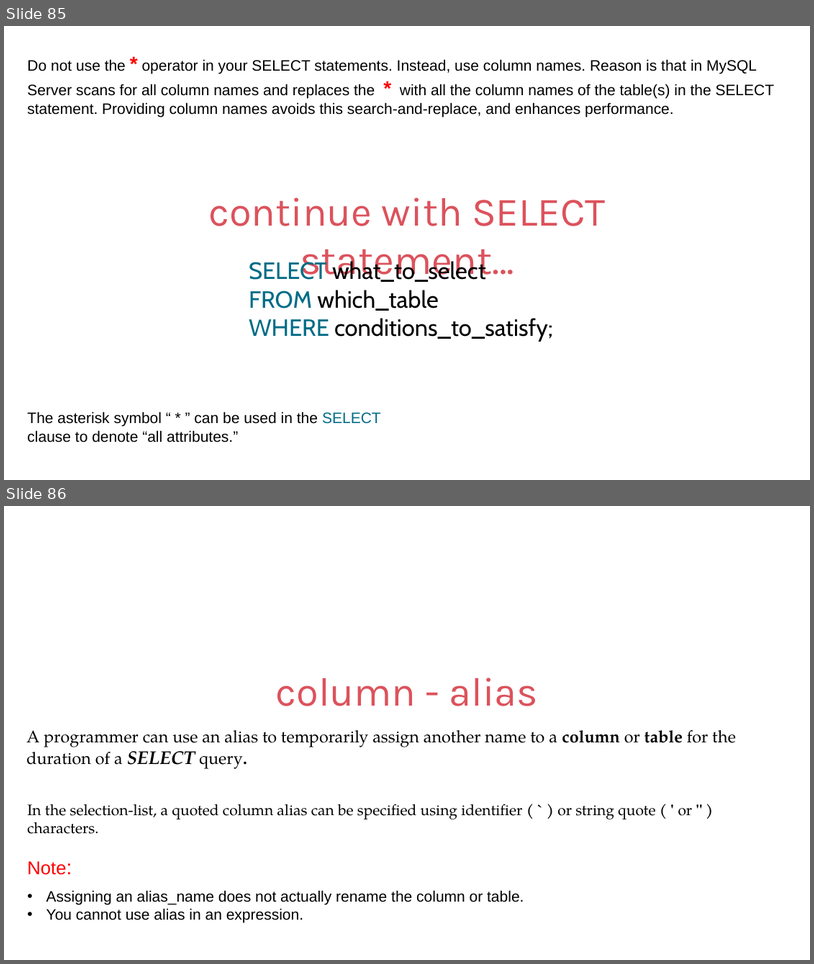
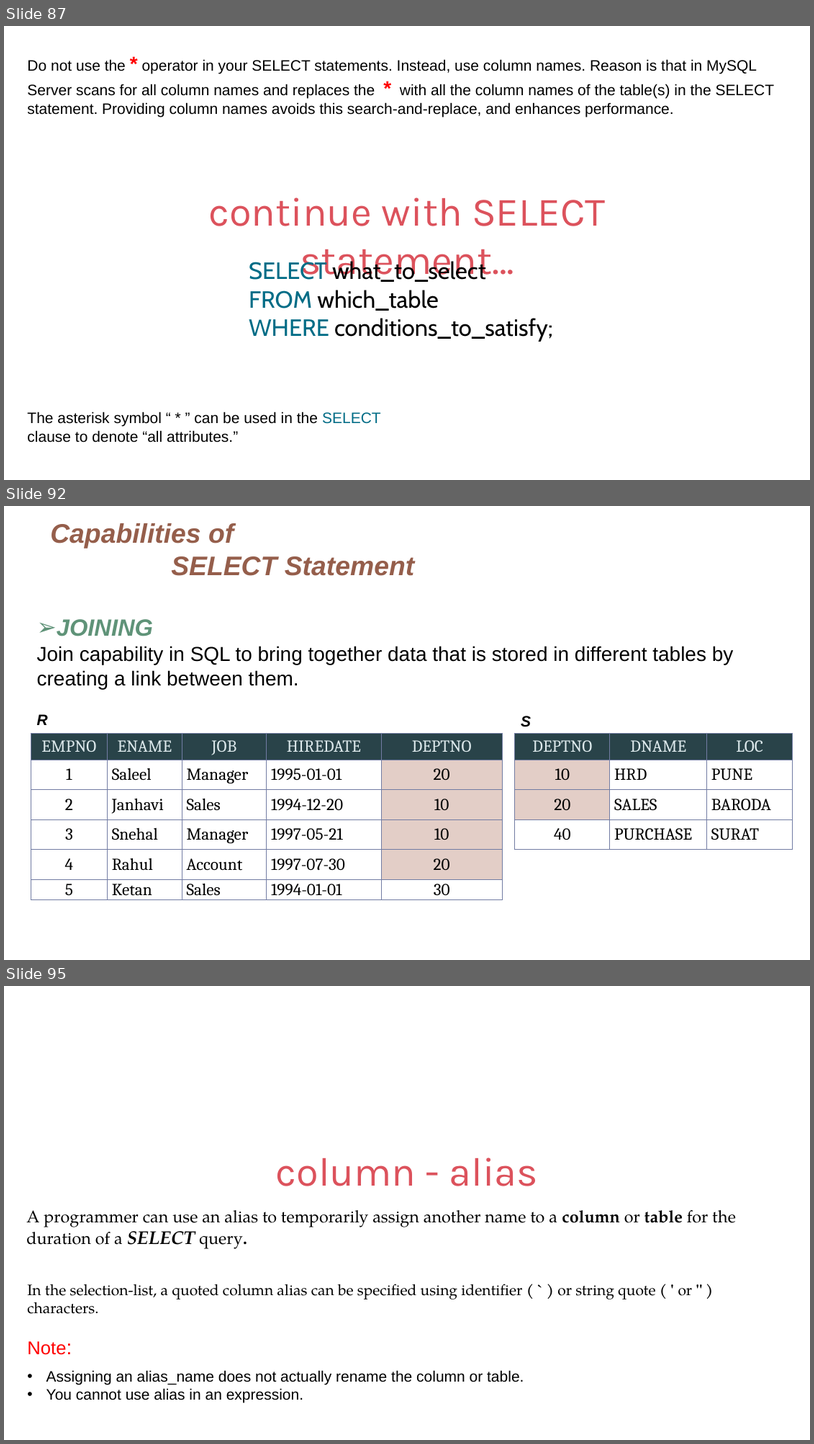
Before and after one commit to ABHAYB642/PG-DAC-All-Subjects, a slide deck: Database/IET MySQL PPT Ver9.pptx. Shown one above the other, each under a label of ours: slides 85 and 86 before the commit, slides 87, 92 and 95 after it; the slides between them are not shown. The pictures are 814x964 and 814x1444 pixels, drawn with LibreOffice and Linux fonts; fonts in the diff are those of the drawing. Boxes give left, top, right and bottom in pixels: in the first picture for what was removed or moved away, otherwise in the second. Text is boxed around its words. In the diff, an @@ line names an element or a change of style, - is before the commit and + after.

```diff
--- a/Database/IET MySQL PPT Ver9.pptx
+++ b/Database/IET MySQL PPT Ver9.pptx
@@ slide 92 added at bbox=[4, 506, 810, 960], background #FFFFFF @@
@@ title added at bbox=[50, 523, 414, 576], 32 pt, text #955E4B, bold, italic @@
+Capabilities of
+SELECT Statement
@@ text added at bbox=[37, 619, 734, 689], 24 pt, text #000000 @@
+➢ JOINING
+Join capability in SQL to bring together data that is stored in different tables by creating a link between them.
@@ text added at bbox=[37, 714, 48, 725], 18 pt, text #000000, bold, italic @@
+R
@@ text added at bbox=[521, 716, 531, 727], 18 pt, text #000000, bold, italic @@
+S
@@ table added at bbox=[31, 733, 502, 899], 6 rows, 5 columns @@
+EMPNO | ENAME | JOB | HIREDATE | DEPTNO
+1 | Saleel | Manager | 1995-01-01 | 20
+2 | Janhavi | Sales | 1994-12-20 | 10
+3 | Snehal | Manager | 1997-05-21 | 10
+4 | Rahul | Account | 1997-07-30 | 20
+5 | Ketan | Sales | 1994-01-01 | 30
@@ table added at bbox=[515, 733, 793, 849], 4 rows, 3 columns @@
+DEPTNO | DNAME | LOC
+10 | HRD | PUNE
+20 | SALES | BARODA
+40 | PURCHASE | SURAT
@@ what was slide 85 is now slide 87 @@
@@ what was slide 86 is now slide 95 @@
```
Also in this commit, not shown: 4 slides changed, 83 other slides added.
